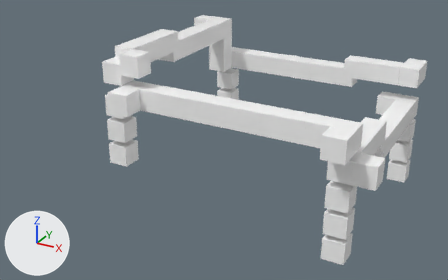
Before and after pictures for a commit that changed the FBX model Assets/fbx/world_04/lvl_401/territorio4_lvl1_deco.fbx.
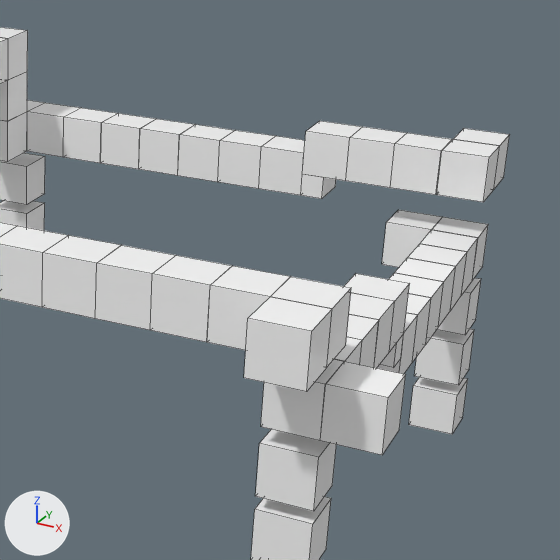
Each version is shown whole from a camera (50 mm lens) standing at (2.01, -4.5, 1.6) and looking at (-0.16, -0.55, -0.37), then close up on the part from 49% to 100% of the width and 2% to 83% of the height. Lighting does not change. The marker at lower left points along +X, +Y and +Z. The close-ups show mesh edges as thin lines. Where no turn or scale is listed for an object, it has been applied to the vertices.

The first close-up shows 'Territorio_4_1'.
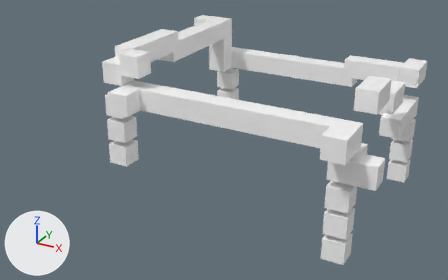
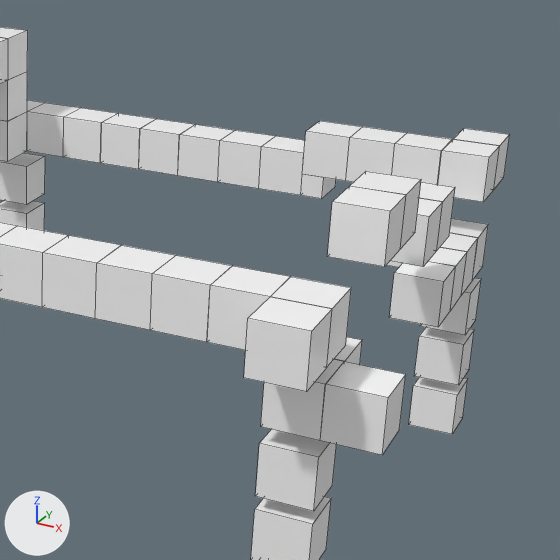
What differs and where, as boxes (x1, y1, x2, y2) in the close-ups (560 x 560 px; the box of a moved part takes in the faces that stretch with it):
part 1 of me_mesh, moved or reshaped
    before: (349, 293, 395, 368)
    after: (327, 186, 406, 267)
part 2 of me_mesh, moved or reshaped
    before: (345, 273, 410, 352)
    after: (350, 171, 421, 249)
part 3 of me_mesh, moved or reshaped
    before: (406, 294, 431, 362)
    after: (390, 198, 443, 267)
part 4 of me_mesh, moved or reshaped
    before: (377, 313, 418, 374)
    after: (419, 182, 455, 250)
part 5 of me_mesh, deleted
    before: (380, 334, 404, 367)
part 6 of me_mesh, cut back
    before: (335, 258, 456, 368)
    after: (335, 262, 456, 365)

The change in detail:
me_mesh is used by ob_territorio_4_1; location (0.0, 0.0, 0.0).
me_mesh had 686 vertices, 420 faces and spanned x -1.15..1.17, y -2.0..1.14, z -1.08..0.44.
me_mesh now has 536 vertices, 402 faces and spans x -1.15..1.17, y -1.12..1.14, z -1.08..0.34.
me_mesh part 1: the loose piece of 8 vertices spanning x 0.84..1.01, y -0.47..-0.31, z -0.29..-0.12 is moved by (0.0, 0.0, 0.33).
me_mesh part 2: the loose piece of 8 vertices spanning x 0.84..1.01, y -0.31..-0.15, z -0.29..-0.12 is moved by (0.0, 0.0, 0.33).
me_mesh part 3: the loose piece of 8 vertices spanning x 0.84..1.01, y 0.01..0.17, z -0.45..-0.29 is moved by (0.0, 0.0, 0.33).
me_mesh part 4: the loose piece of 8 vertices spanning x 0.84..1.01, y -0.15..0.01, z -0.45..-0.29 is moved by (0.0, 0.32, 0.33).
me_mesh part 5: the loose piece of 8 vertices spanning x 0.84..1.01, y -0.23..-0.15, z -0.37..-0.29 is deleted.
Part 6, on me_mesh:
142 vertices are removed from x -0.98..1.01, y -2.0..1.11, z -0.45..0.44.
22 faces are deleted.
10 new faces join them.
